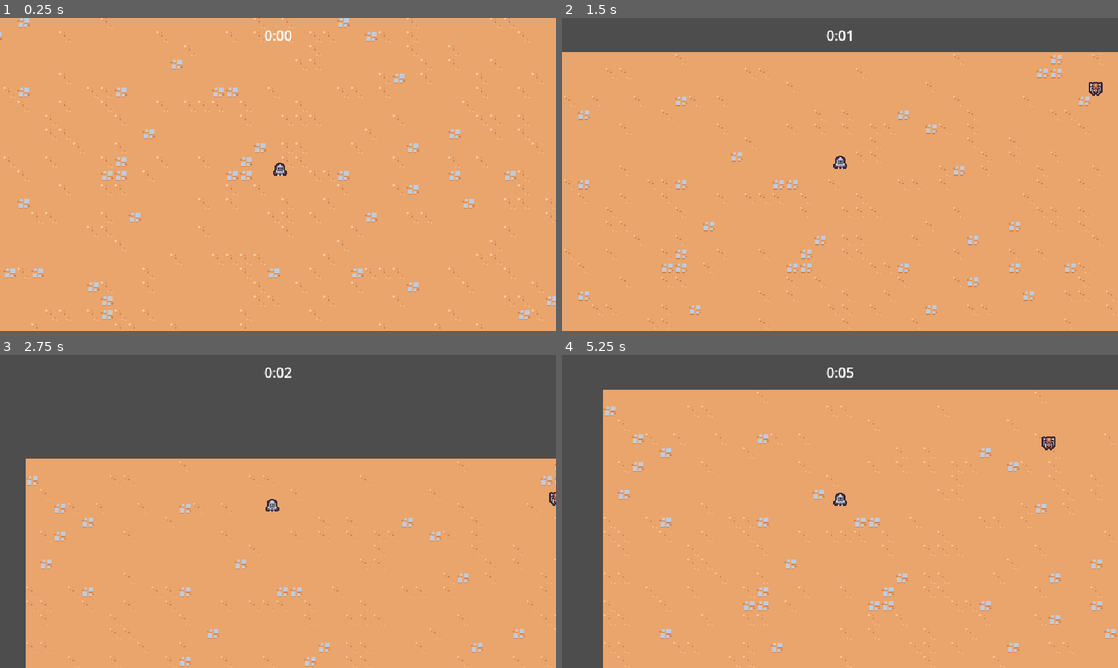
Above: before the commit, frames 1-4 (two rows, left to right).
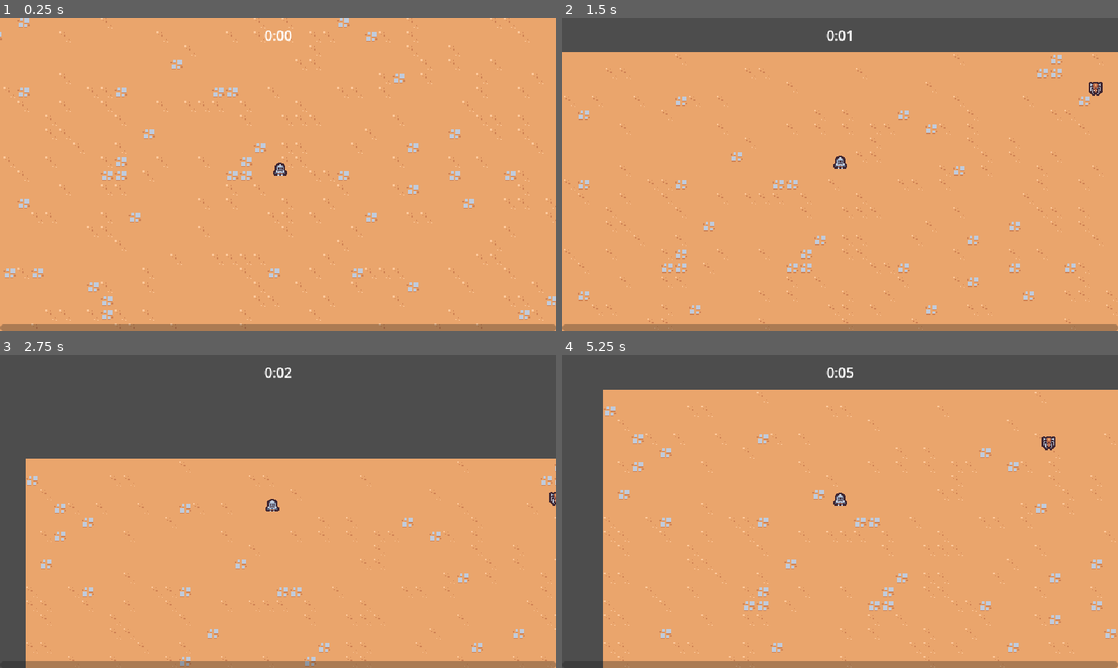
Above: after the commit, the same moments.

Repository: RyanLeB/Shrouded
Game: Godot game, scene res://Scenes/Main/main.tscn
Two runs of this game, one before a commit and one after it. Both use one fixed random seed, a clock stepped at 60 frames per second and the inputs below.
Inputs:
- Up to frame 1 (0.25 s): no input
- Up to frame 2 (1.5 s): hold W (move_up) from 0.53 s (still down)
- Up to frame 3 (2.75 s): release W (move_up) at 2.03 s; hold A (move_left) from 2.03 s (still down)
- Up to frame 4 (5.25 s): release A (move_left) at 3.53 s; hold S (move_down) 3.53-4.28 s; hold D (move_right) 4.28-5.03 s; hold W (move_up) from 5.03 s (still down)

The runs differ from the first frame. In frame 1, 2.2% of the frame differs, in the area x 0-100%, y 97-100%; in frame 2, 2.2%; in frame 3, 2.1%; in frame 4, 2.1%.

Commit message:
xp bar working

Diff:
--- a/Scenes/Main/main.tscn
+++ b/Scenes/Main/main.tscn
@@ -1,10 +1,11 @@
-[gd_scene load_steps=8 format=3 uid="uid://bmoswyq76x5p4"]
+[gd_scene load_steps=9 format=3 uid="uid://bmoswyq76x5p4"]
 
 [ext_resource type="PackedScene" uid="uid://blcdlcvxso8ca" path="res://Scenes/game_object/game_camera/game_camera.tscn" id="1_ik26k"]
 [ext_resource type="PackedScene" uid="uid://bbievodkkjif6" path="res://Scenes/ui/arena_time_ui.tscn" id="1_j4wuk"]
 [ext_resource type="PackedScene" uid="uid://ch8vxxiweatbb" path="res://Scenes/game_object/Player/player.tscn" id="1_ovrfb"]
 [ext_resource type="PackedScene" uid="uid://d4hn1jnv4erob" path="res://Scenes/manager/enemy_manager.tscn" id="1_qrvje"]
 [ext_resource type="TileSet" uid="uid://c5chbiobbfid" path="res://resources/tileset.tres" id="1_sp1k0"]
+[ext_resource type="PackedScene" uid="uid://b2qk4lun3auka" path="res://Scenes/ui/experience_bar.tscn" id="2_bg4j1"]
 [ext_resource type="PackedScene" uid="uid://b4ldv4pnb6pwr" path="res://Scenes/manager/arena_time_manager.tscn" id="2_v8fbd"]
 [ext_resource type="PackedScene" uid="uid://c6lnjj56rq6af" path="res://Scenes/manager/experience_manager.tscn" id="4_ir6hq"]
 
@@ -12,6 +13,9 @@
 
 [node name="ArenaTimeUI" parent="." node_paths=PackedStringArray("arena_time_manager") instance=ExtResource("1_j4wuk")]
 arena_time_manager = NodePath("../ArenaTimeManager")
+
+[node name="ExperienceBar" parent="." node_paths=PackedStringArray("experience_manager") instance=ExtResource("2_bg4j1")]
+experience_manager = NodePath("../ExperienceManager")
 
 [node name="ArenaTimeManager" parent="." instance=ExtResource("2_v8fbd")]
 
--- a/Scenes/manager/experience_manager.gd
+++ b/Scenes/manager/experience_manager.gd
@@ -1,14 +1,25 @@
 extends Node
 
+signal experience_updated(current_experience: float, target_experience: float)
+
+const TARGET_EXPERIENCE_GROWTH = 5
+
 var current_experience = 0
+var current_level = 1
+var target_experience = 5
 
 func _ready():
 	GameEvent.experience_vial_collected.connect(on_experience_vial_collected)
 
 
 func increment_experience(number: float):
-	current_experience += number
-	print(current_experience)
+	current_experience = min(current_experience + number, target_experience)
+	experience_updated.emit(current_experience, target_experience)
+	if current_experience == target_experience:
+		current_level += 1
+		target_experience += TARGET_EXPERIENCE_GROWTH
+		current_experience = 0
+		experience_updated.emit(current_experience, target_experience)
 
 
 func on_experience_vial_collected(number: float):
--- /dev/null
+++ b/Scenes/ui/experience_bar.gd
@@ -0,0 +1,12 @@
+extends CanvasLayer
+
+@export var experience_manager: Node
+@onready var progress_bar = $MarginContainer/ProgressBar
+
+func _ready():
+	experience_manager.experience_updated.connect(on_experience_updated)
+
+
+func on_experience_updated(current_experience: float, target_experience: float):
+	var percent = current_experience / target_experience
+	progress_bar.value = percent
--- a/Scenes/ui/experience_bar.tscn
+++ b/Scenes/ui/experience_bar.tscn
@@ -1,6 +1,9 @@
-[gd_scene format=3 uid="uid://b2qk4lun3auka"]
+[gd_scene load_steps=2 format=3 uid="uid://b2qk4lun3auka"]
+
+[ext_resource type="Script" path="res://Scenes/ui/experience_bar.gd" id="1_ygioh"]
 
 [node name="ExperienceBar" type="CanvasLayer"]
+script = ExtResource("1_ygioh")
 
 [node name="MarginContainer" type="MarginContainer" parent="."]
 anchors_preset = 15
@@ -11,6 +14,9 @@
 mouse_filter = 2
 
 [node name="ProgressBar" type="ProgressBar" parent="MarginContainer"]
+custom_minimum_size = Vector2(0, 8)
 layout_mode = 2
 size_flags_vertical = 8
 mouse_filter = 2
+max_value = 1.0
+show_percentage = false
--- a/project.godot
+++ b/project.godot
@@ -13,7 +13,8 @@
 config/name="DarkDescent"
 run/main_scene="res://Scenes/Main/main.tscn"
 config/features=PackedStringArray("4.2", "Forward Plus")
-config/icon="res://icon.svg"
+config/icon="res://Scenes/game_object/Player/Player.png"
+config/windows_native_icon="res://Scenes/game_object/Player/Player.png"
 
 [autoload]
 
